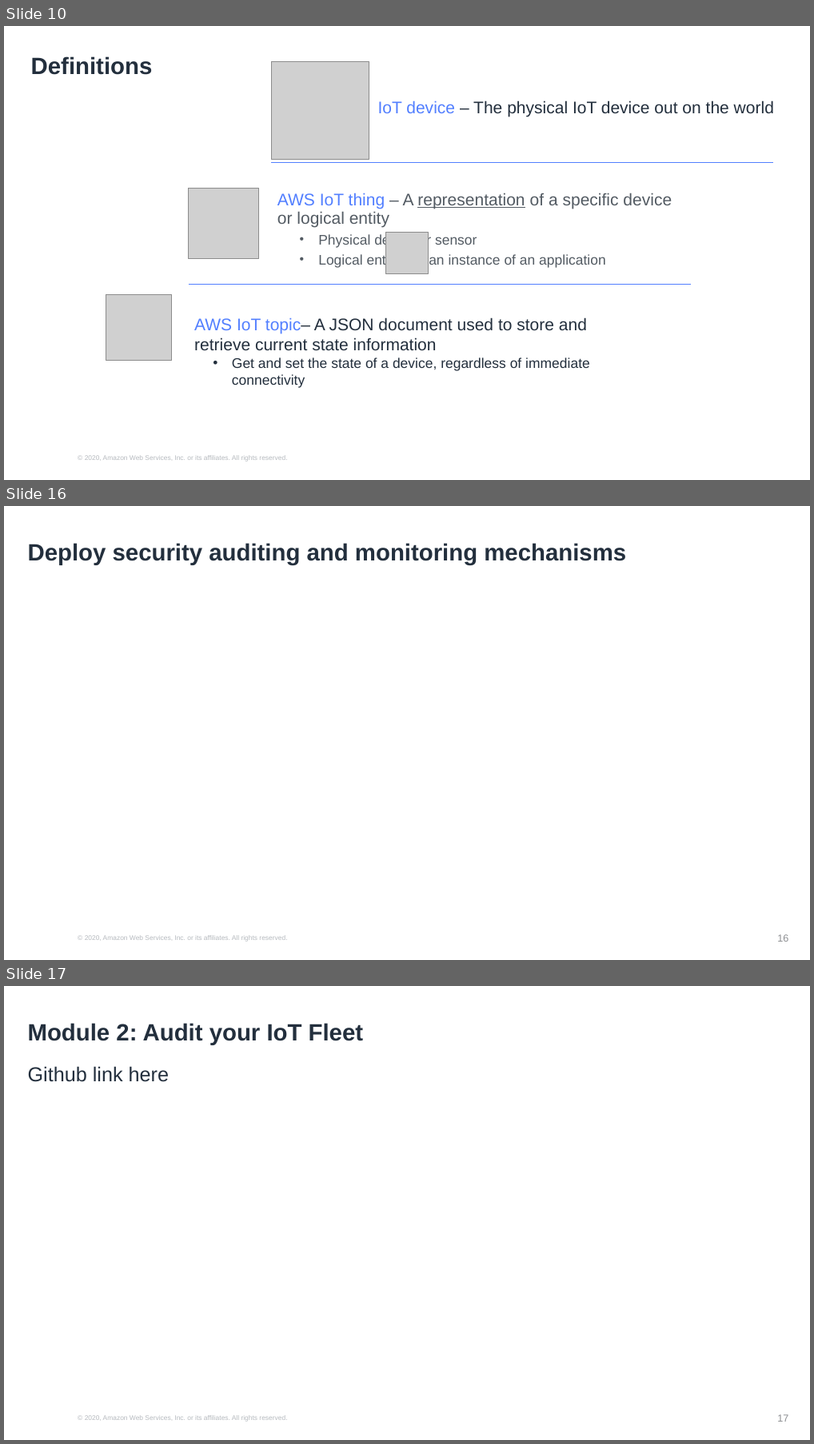
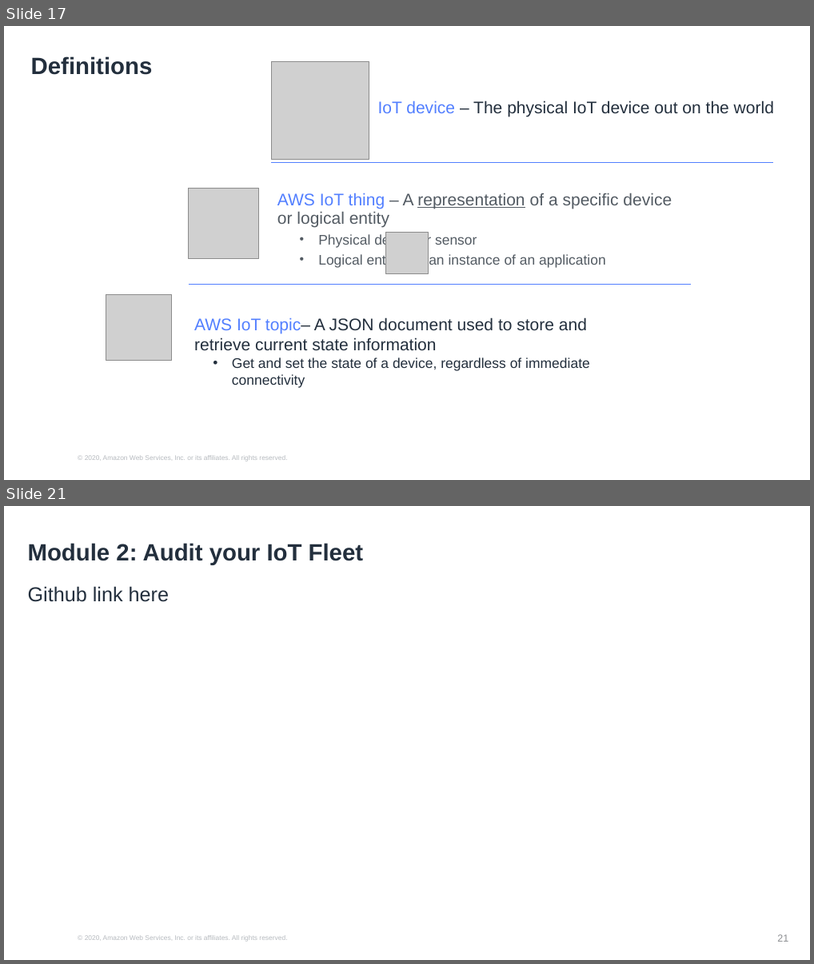
Before and after one commit to hongpham/Workshop-Protect-your-IoT-fleet, a slide deck: Protect your IoT fleet presentation.pptx. Shown one above the other, each under a label of ours: slides 10, 16 and 17 before the commit, slides 17 and 21 after it; the slides between them are not shown. The pictures are 814x1444 and 814x964 pixels, drawn with LibreOffice and Linux fonts; fonts in the diff are those of the drawing; grey boxes stand for pictures; background and template pictures are left out. Boxes give left, top, right and bottom in pixels: in the first picture for what was removed or moved away, otherwise in the second. Text is boxed around its words. In the diff, an @@ line names an element or a change of style, - is before the commit and + after.

```diff
--- a/Protect your IoT fleet presentation.pptx
+++ b/Protect your IoT fleet presentation.pptx
@@ slide 16 removed at [4, 506, 810, 960], background #FFFFFF; not listed: 1 template element that a slide beside it also shows @@
@@ title removed at [28, 543, 626, 565] @@
-Deploy security auditing and monitoring mechanisms
@@ page number removed at [778, 934, 789, 941] @@
-16
@@ what was slide 10 is now slide 17 @@
@@ what was slide 17 is now slide 21 @@
@@ page number at [778, 934, 789, 941]: text changed @@
-17
+21
```
Also in this commit, not shown: 5 slides changed, 8 slides added, 4 other slides removed, 7 other files.
